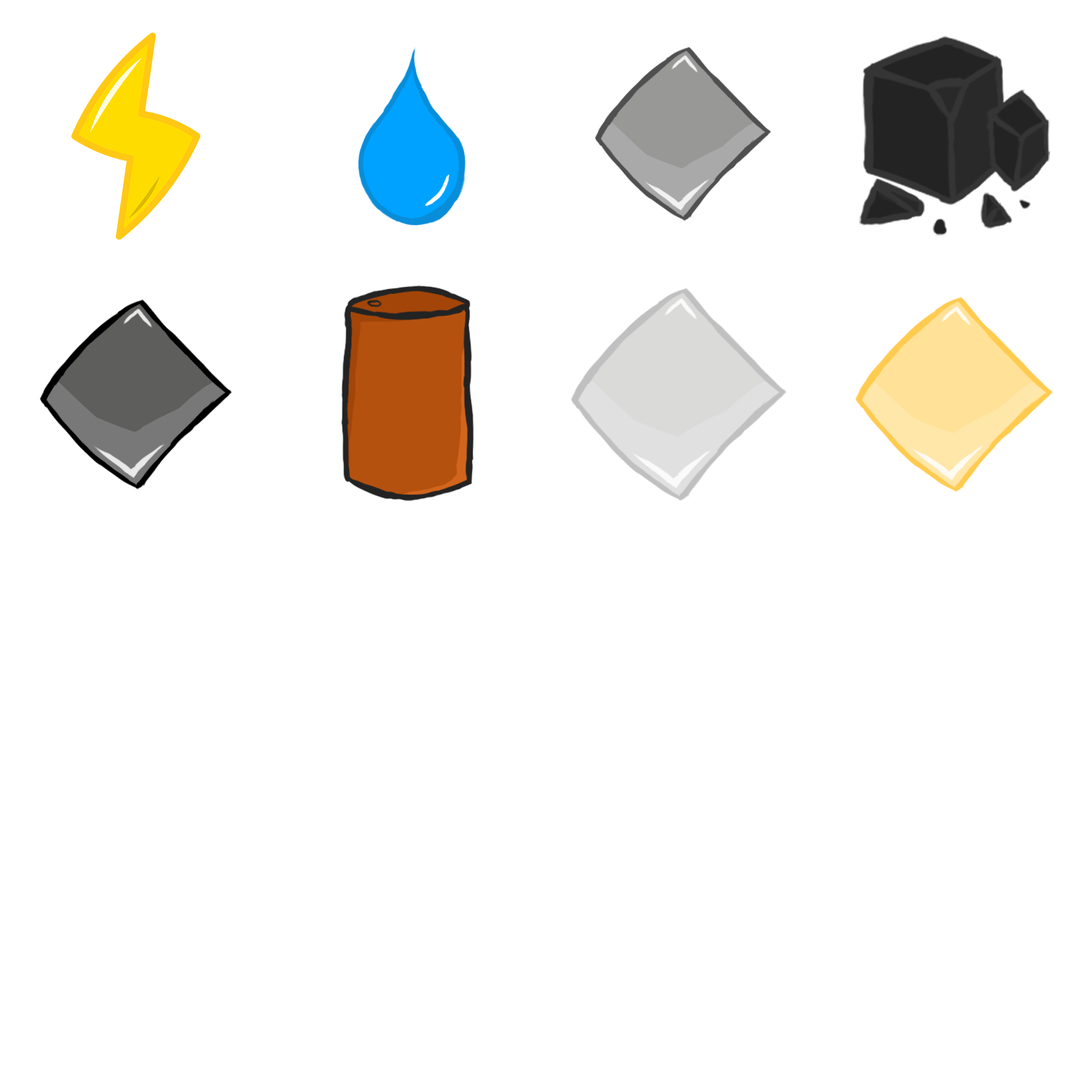
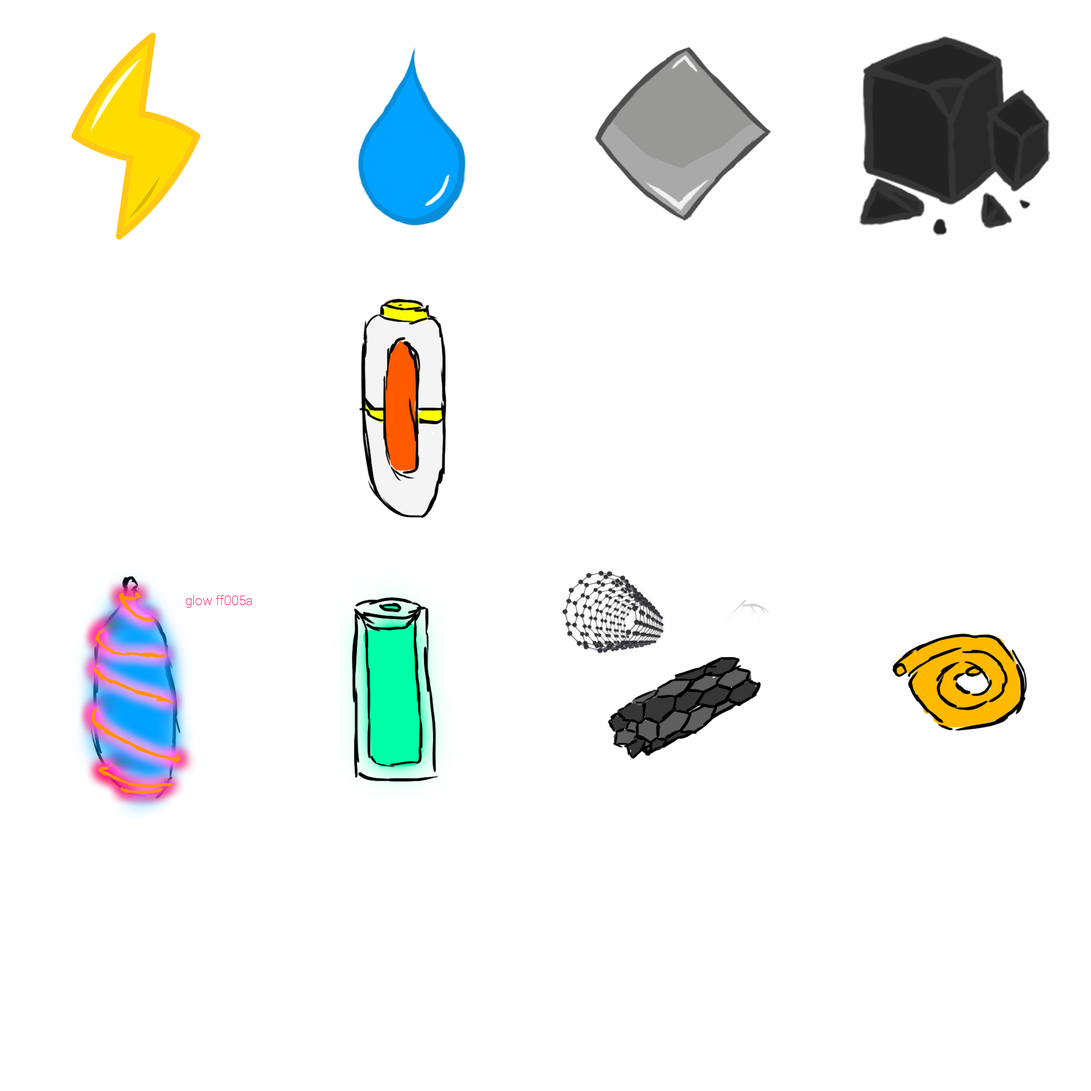
Layered file, before and after one edit (1091 × 1091). Changes by layer:
added group "Electrum" with 2 layers above "Carbon Nanotubes" over [left=892, top=633, right=1028, bottom=732]
added layer "Layer 21" in group "Electrum" over [left=892, top=633, right=1028, bottom=732]
added layer "Layer 22" in group "Electrum" over [left=894, top=635, right=1023, bottom=729]
added group "Carbon Nanotubes" with 3 layers above "Tritium" over [left=559, top=567, right=771, bottom=760]
added layer "Layer 19 copy 3" in group "Carbon Nanotubes" over [left=607, top=599, right=771, bottom=760]
added layer "Layer 19" in group "Carbon Nanotubes" over [left=609, top=657, right=758, bottom=758]
added group "Tritium" with 2 layers above "Deuterium" over [left=351, top=597, right=439, bottom=783]
added layer "Layer 16" in group "Tritium" over [left=351, top=597, right=439, bottom=783]
added group "Deuterium" with 5 layers above "Fuel" over [left=73, top=568, right=253, bottom=821]
added layer "Layer 13" in group "Deuterium" over [left=91, top=591, right=187, bottom=795]
added layer "Layer 15" in group "Deuterium" over [left=73, top=568, right=200, bottom=821]
added layer "Layer 14" in group "Deuterium" over [left=93, top=614, right=174, bottom=768]
added layer "Layer 12" in group "Deuterium" over [left=90, top=576, right=181, bottom=799]
added layer "Layer 11" in group "Fuel" over [left=358, top=298, right=448, bottom=519]
added layer "Layer 18" in group "Fuel" over [left=360, top=300, right=449, bottom=518]
hid "Outline" (1st of 6, in "Fuel") over [left=341, top=285, right=474, bottom=503]
hid "Layer 10" over [left=343, top=288, right=474, bottom=499]
hid group "Gold" (3 layers) over [left=855, top=295, right=1054, bottom=493]
hid group "Silver" (3 layers) over [left=570, top=287, right=788, bottom=501]
hid group "Composite Metal" (3 layers) over [left=39, top=298, right=233, bottom=490]
…and 3 more changes (3 added)
